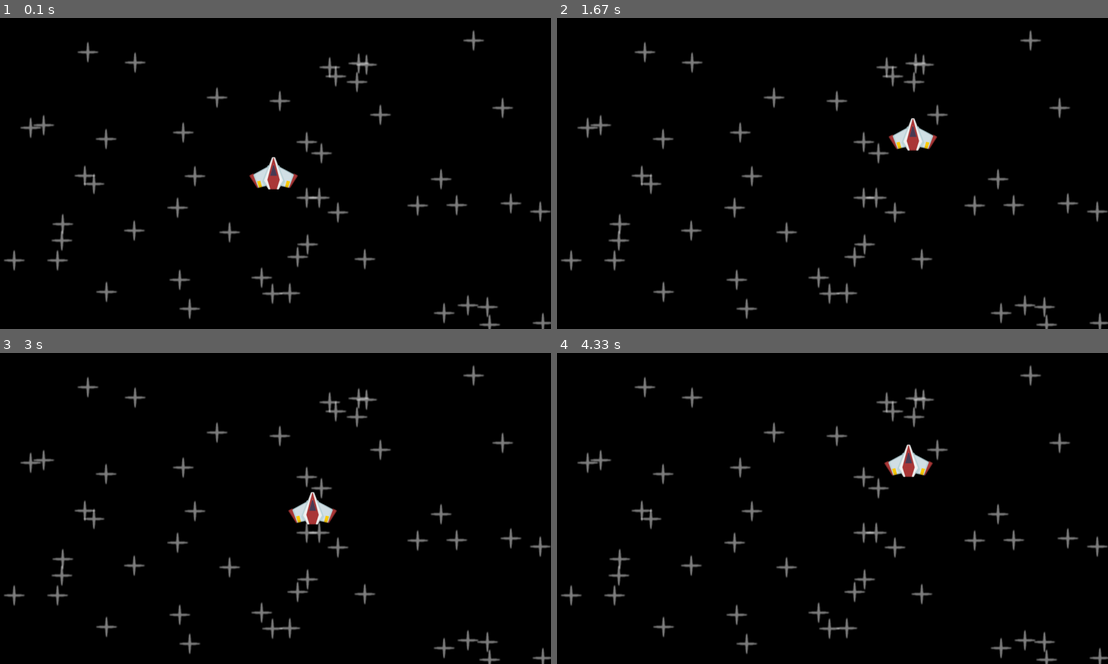
Above: before the commit, frames 1-4 (two rows, left to right).
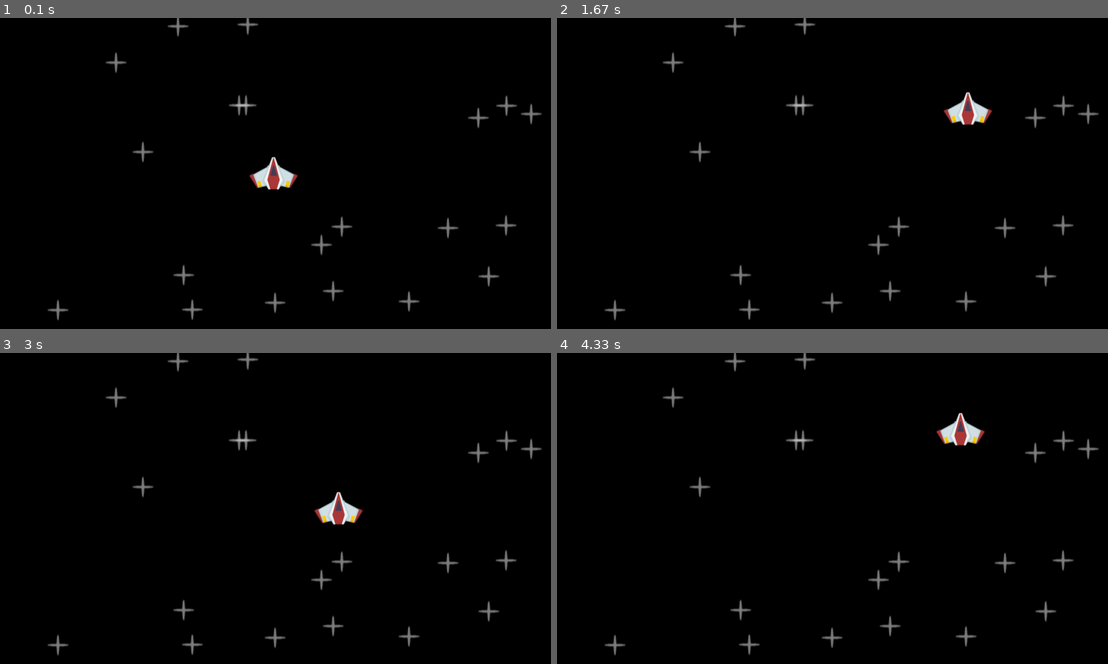
Above: after the commit, the same moments.

Repository: agustin-Sanchez9/pygame-tutorial
Game: pygame game, started from space shooter/code/main.py
Same seed, same stepped clock (60 frames per second), same inputs: the game is played once before the commit and once after it.
Inputs:
- Up to frame 1 (0.1 s): no input
- Up to frame 2 (1.67 s): tap Space at 0.33 s; hold D 0.67-1.13 s; hold W 1.17-1.47 s; hold D from 1.5 s (still down)
- Up to frame 3 (3 s): release D at 1.97 s; hold A 2-2.53 s; hold S 2.57-2.87 s; hold A from 2.9 s (still down)
- Up to frame 4 (4.33 s): release A at 3.3 s; hold W 3.33-3.7 s; hold D from 3.73 s (still down)

The runs differ from the first frame. In frame 1, 4.3% of the frame differs, in the area x 0-100%, y 0-100%; in frame 2, 5.3%; in frame 3, 5.1%; in frame 4, 5.3%.

Commit message:
better code organization using classes

Diff:
--- a/space shooter/code/main.py
+++ b/space shooter/code/main.py
@@ -1,6 +1,54 @@
 import pygame
 from os.path import join
 from random import randint
+
+
+class Player(pygame.sprite.Sprite):
+    def __init__(self, groups):
+        super().__init__(groups)
+        #setup
+        self.image = pygame.image.load(join('space shooter', 'images', 'player.png')).convert_alpha()
+        self.rect = self.image.get_frect(center = (WINDOW_WIDTH/2, WINDOW_HEIGHT/2))
+        self.direction = pygame.Vector2()
+        self.speed = 500
+
+        # cooldown
+        self.canShoot = True
+        self.laserShootTime = 0
+        self.cooldownTime = 400  # in ms
+
+    def laserTimer(self):
+        if not self.canShoot:
+            currentTime = pygame.time.get_ticks()
+            if currentTime - self.laserShootTime >= self.cooldownTime:
+                self.canShoot = True
+
+    def update(self, dt):
+        pressedKeys = pygame.key.get_pressed()
+        justPressedKeys = pygame.key.get_just_pressed()
+
+        # movement
+        self.direction.x = int(pressedKeys[pygame.K_d]) - int(pressedKeys[pygame.K_a])
+        self.direction.y = int(pressedKeys[pygame.K_s]) - int(pressedKeys[pygame.K_w])
+        self.direction = self.direction.normalize() if self.direction else self.direction
+        self.rect.center += self.direction * self.speed * dt
+
+        # fire laser
+        if justPressedKeys[pygame.K_SPACE] and self.canShoot:
+            print("fire laser")
+            self.canShoot = False
+            self.laserShootTime = pygame.time.get_ticks()
+
+        self.laserTimer()
+
+
+class Star(pygame.sprite.Sprite):
+    def __init__(self, groups, surf):
+        super().__init__(groups)
+        #setup
+        self.image = surf
+        self.rect = self.image.get_frect(center = (randint(0,WINDOW_WIDTH),randint(0,WINDOW_HEIGHT)))
+
 
 pygame.init()
 
@@ -14,65 +62,44 @@
 # sets the title of main window/caption
 pygame.display.set_caption("Space shooter")
 
-# var to control main loop
-running = 1
-
 # made to control frame rate
 clock = pygame.time.Clock()
 
-# player
-playerSurf = pygame.image.load(join('space shooter', 'images', 'player.png')).convert_alpha()
-# player rectangle
-playerRect = playerSurf.get_frect(center = (WINDOW_WIDTH/2, WINDOW_HEIGHT/2))
-playerDirection = pygame.math.Vector2()
-playerSpeed = 300
+# in a groupo the sprites are sorted by the time has been added, so stars must be created before the player
+spriteGroup = pygame.sprite.Group()
+starSurface = pygame.image.load(join('space shooter', 'images', 'star.png')).convert_alpha() # the import is made here so its only made once, otherwise in the for loop it will import the image 20 times
+for i in range(20):
+    Star(spriteGroup, starSurface)
+
+player = Player(spriteGroup)
 
 
-# meteor
-meteorSurf = pygame.image.load(join('space shooter', 'images', 'meteor.png')).convert_alpha()
-meteorRect = meteorSurf.get_frect(center = (WINDOW_WIDTH/3, WINDOW_HEIGHT/3))
+# events
+meteorEvent = pygame.event.custom_type()
+pygame.time.set_timer(meteorEvent, 1000)
 
-# laser
-laserSurf = pygame.image.load(join('space shooter', 'images', 'laser.png')).convert_alpha()
-laserRect = laserSurf.get_frect(bottomleft = (20,WINDOW_HEIGHT-20))
 
-# star
-starSurf = pygame.image.load(join('space shooter', 'images', 'star.png')).convert_alpha()
-starPositions = [(randint(0,WINDOW_WIDTH),randint(0,WINDOW_HEIGHT)) for i in range(50)]
-
+# var to control main loop
+running = True
 # main loop
 while running:
 
     # sets the frame rate to the given value
-    # delta time
-    dt = clock.tick(120) / 1000
+    dt = clock.tick(120) / 1000 # divide by 1000 to convert from ms to s
 
     # event loop
     for event in pygame.event.get():
         if event.type == pygame.QUIT:
-            running = 0
+            running = False
+        if event.type == meteorEvent:
+            print("create meteor")
 
-
-    #input
-    keys = pygame.key.get_pressed()
-
-    playerDirection.x = int(keys[pygame.K_d]) - int(keys[pygame.K_a])
-    playerDirection.y = int(keys[pygame.K_s]) - int(keys[pygame.K_w])
-
+    spriteGroup.update(dt)
 
     # draw the game
     displaySurface.fill("black")
 
-    for pos in starPositions:
-        displaySurface.blit(starSurf, pos)
-
-    #displaySurface.blit(laserSurf, laserRect)
-    #displaySurface.blit(meteorSurf, meteorRect)
-
-    # player
-    playerRect.center += playerDirection * playerSpeed * dt
-    displaySurface.blit(playerSurf, playerRect)
-
+    spriteGroup.draw(displaySurface)
 
     pygame.display.update()
 
